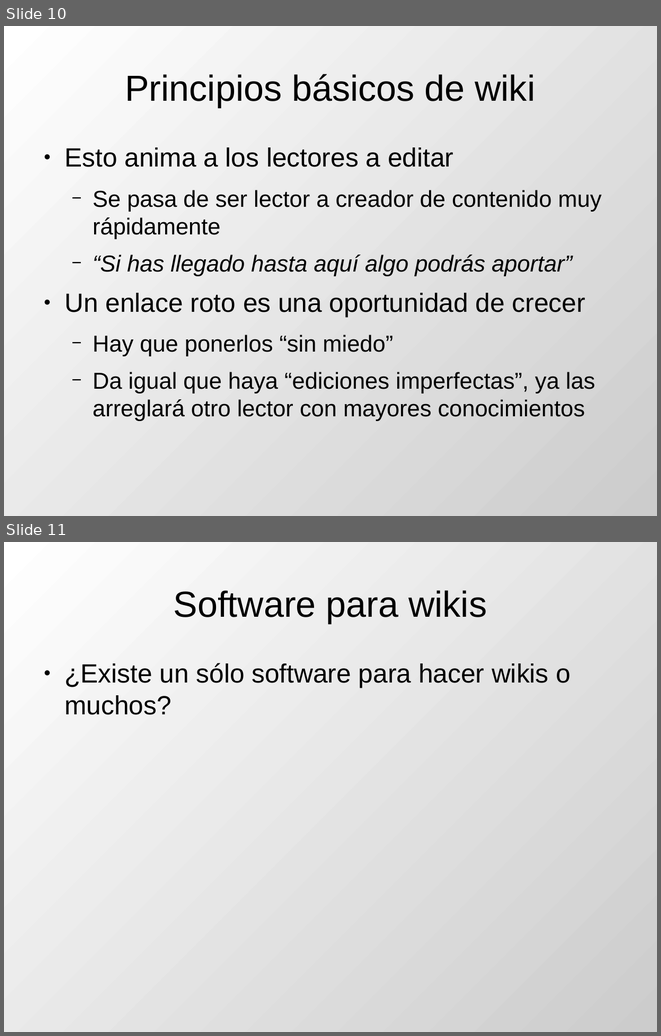
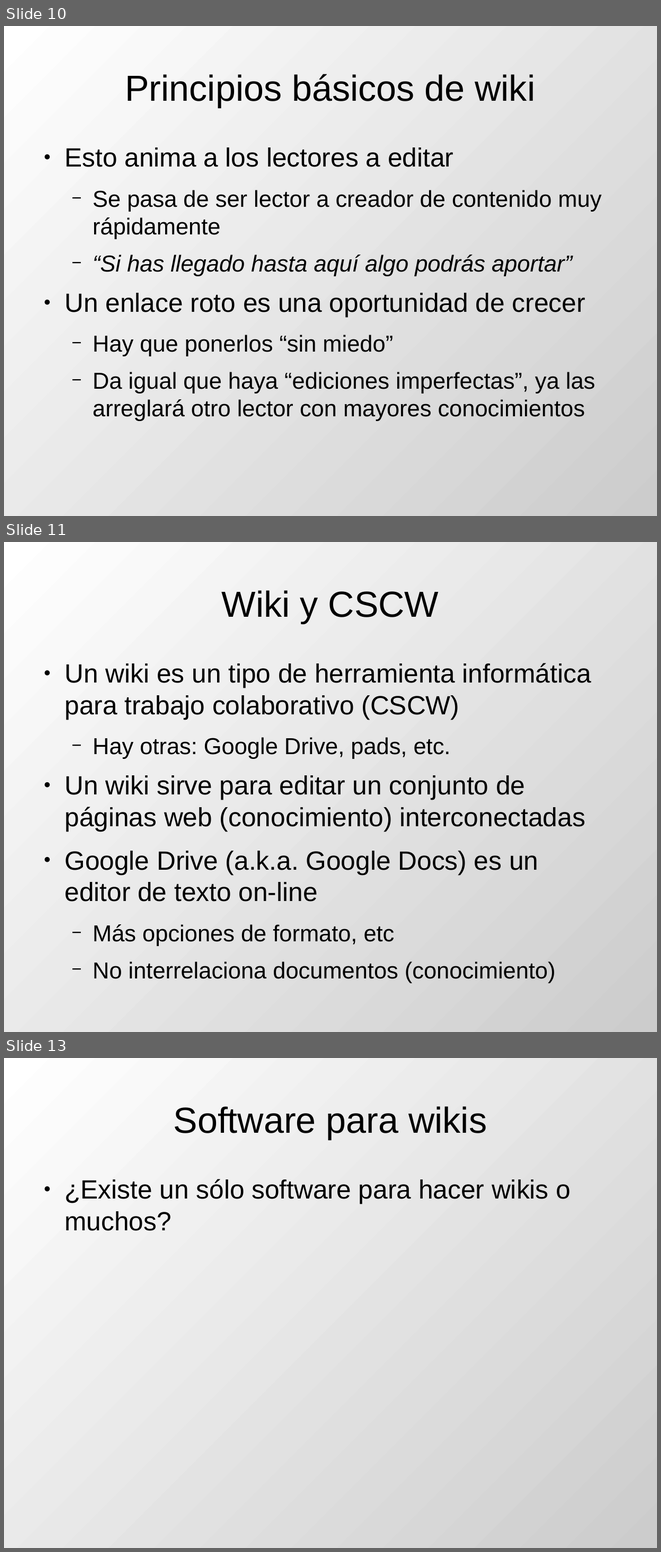
Before and after one commit to DrPantera/wikis4education, a slide deck: uca-2013_07/tema-1-Introduccion.odp. Shown one above the other, each under a label of ours: slides 10 and 11 before the commit, slides 10, 11 and 13 after it; the slides between them are not shown. The pictures are 661x1036 and 661x1552 pixels, drawn with LibreOffice and Linux fonts; fonts in the diff are those of the drawing. Boxes give left, top, right and bottom in pixels: in the first picture for what was removed or moved away, otherwise in the second. Text is boxed around its words. In the diff, an @@ line names an element or a change of style, - is before the commit and + after.

Commit message:
Añadido CSCW

```diff
--- a/uca-2013_07/tema-1-Introduccion.odp
+++ b/uca-2013_07/tema-1-Introduccion.odp
@@ slide 11 added at [4,542,657,1032], background gradient #FFFFFF to #CCCCCC @@
@@ title added at [222,590,439,623], 44 pt, text #000000 @@
+Wiki y CSCW
@@ text added at [64,663,591,983], 32 pt, text #000000 @@
+● Un wiki es un tipo de herramienta informática para trabajo colaborativo (CSCW)
+  − Hay otras: Google Drive, pads, etc.
+● Un wiki sirve para editar un conjunto de páginas web (conocimiento) interconectadas
+● Google Drive (a.k.a. Google Docs) es un editor de texto on-line
+  − Más opciones de formato, etc
+  − No interrelaciona documentos (conocimiento)
@@ what was slide 11 is now slide 13 @@
```
Also in this commit, not shown: 1 slide changed, 1 other slide added, 3 other files.
